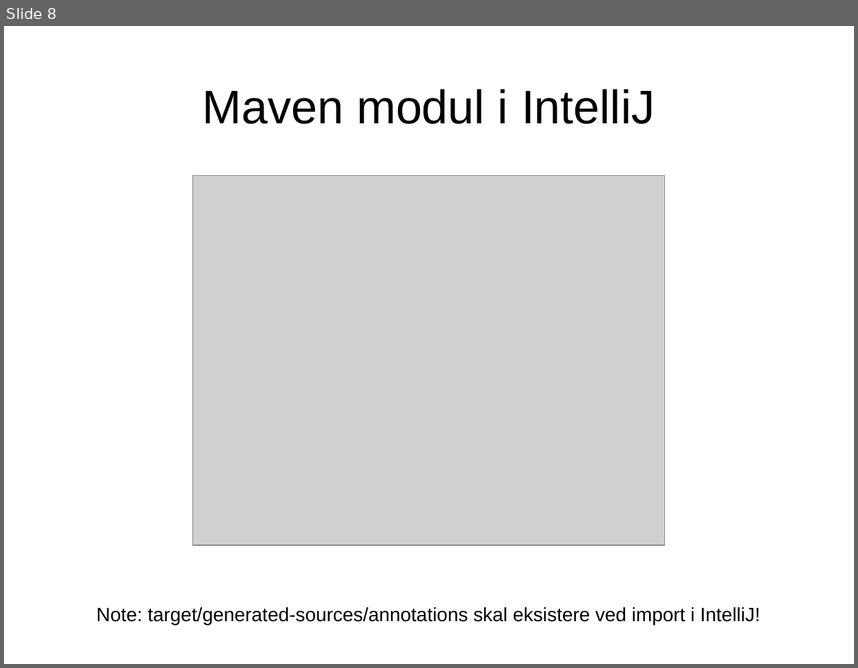
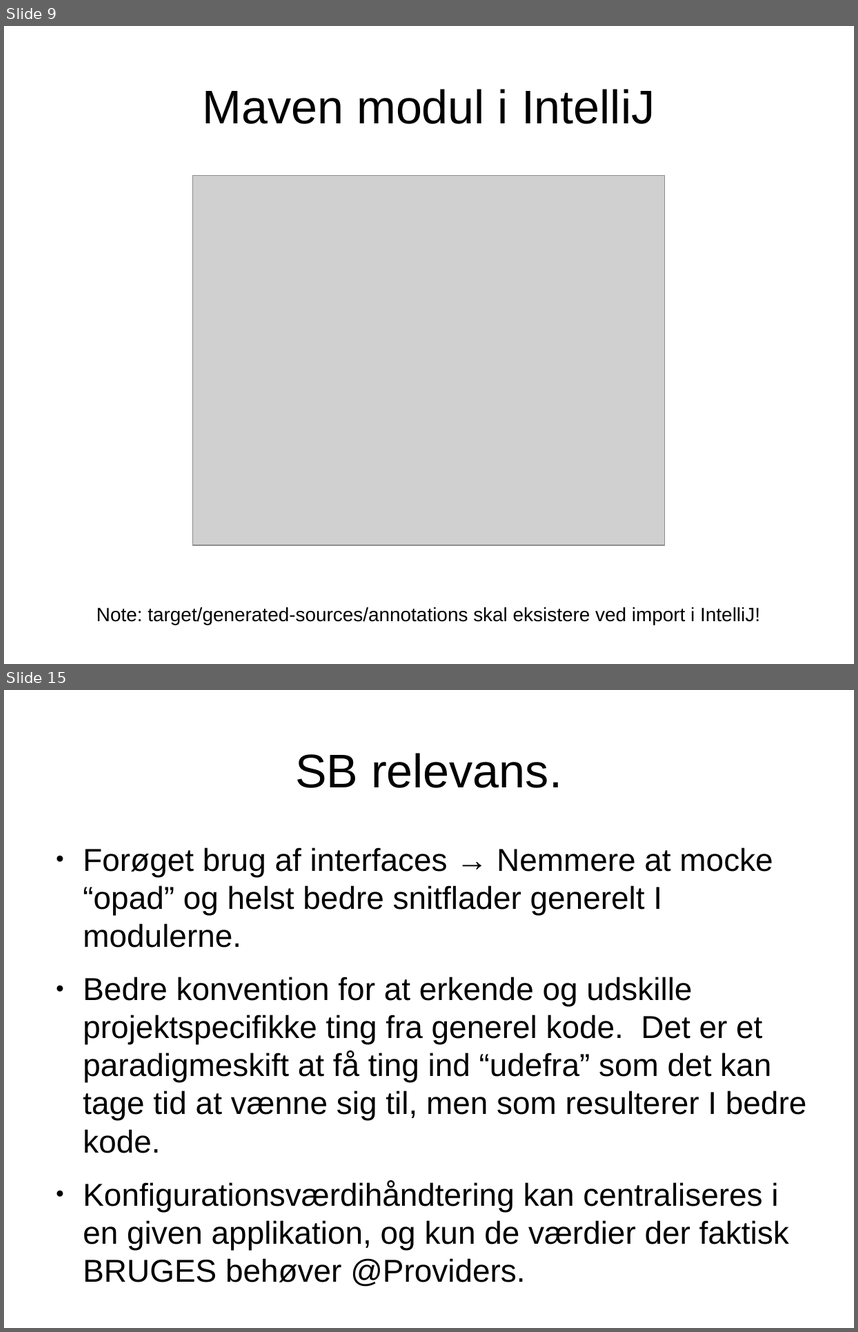
Before and after one commit to ravn/junta-dagger-demo-examples, a slide deck: Dependency Injection med Dagger 2.odp. Shown one above the other, each under a label of ours: slide 8 before the commit, slides 9 and 15 after it; the slides between them are not shown. The pictures are 858x668 and 858x1332 pixels, drawn with LibreOffice and Linux fonts; fonts in the diff are those of the drawing; grey boxes stand for pictures. Boxes give left, top, right and bottom in pixels: in the first picture for what was removed or moved away, otherwise in the second. Text is boxed around its words. In the diff, an @@ line names an element or a change of style, - is before the commit and + after.

```diff
--- a/Dependency Injection med Dagger 2.odp
+++ b/Dependency Injection med Dagger 2.odp
@@ slide 15 added at box(4, 690, 854, 1328), background #FFFFFF @@
@@ title added at box(295, 753, 562, 788), 44 pt, text #000000 @@
+SB relevans.
@@ text added at box(83, 847, 806, 1286), 29.6 pt, text #000000 @@
+● Forøget brug af interfaces → Nemmere at mocke “opad” og helst bedre snitflader generelt I modulerne.
+● Bedre konvention for at erkende og udskille projektspecifikke ting fra generel kode. Det er et paradigmeskift at få ting ind “udefra” som det kan tage tid at vænne sig til, men som resulterer I bedre kode.
+● Konfigurationsværdihåndtering kan centraliseres i en given applikation, og kun de værdier der faktisk BRUGES behøver @Providers.
@@ what was slide 8 is now slide 9 @@
```
Also in this commit, not shown: 2 slides changed, 4 other slides added, 1 slide removed, 2 other files.
